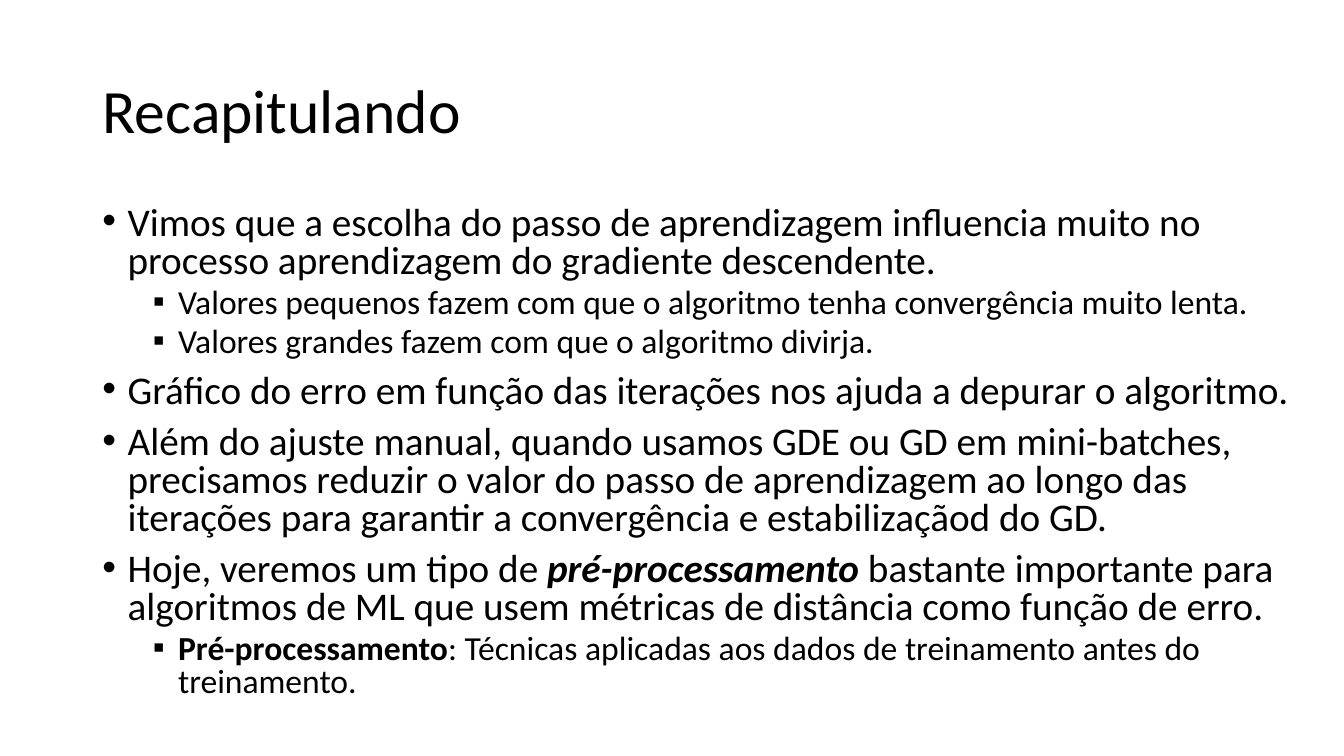
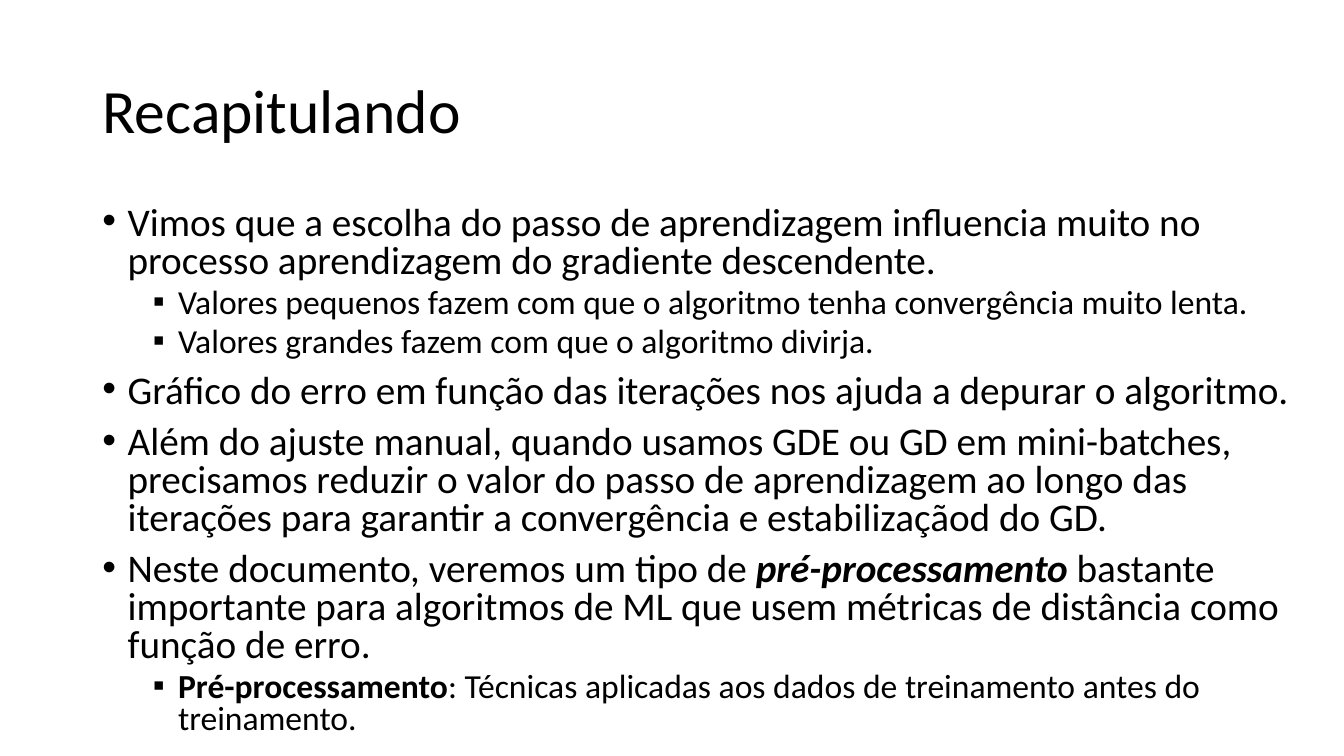
Before and after one commit to zz4fap/t319_aprendizado_de_maquina, a slide deck: slide 2 of slides/T319_Regressão_Linear (Escalonamento de Atributos).pptx. Drawn at 1344x756 pixels with LibreOffice and Linux fonts; fonts in the diff are those of the drawing. Boxes give left, top, right and bottom in pixels: in the first picture for what was removed or moved away, otherwise in the second. Text is boxed around its words. In the diff, an @@ line names an element or a change of style, - is before the commit and + after.

```diff
--- a/slides/T319_Regressão_Linear (Escalonamento de Atributos).pptx
+++ b/slides/T319_Regressão_Linear (Escalonamento de Atributos).pptx
@@ text at [128, 554, 1279, 665]: text changed @@
-• Hoje, veremos um tipo de pré-processamento bastante importante para algoritmos de ML que usem métricas de distância como função de erro.
+• Neste documento, veremos um tipo de pré-processamento bastante importante para algoritmos de ML que usem métricas de distância como função de erro.
```
Also in this commit, not shown: 1 slide removed, 1 other file.
